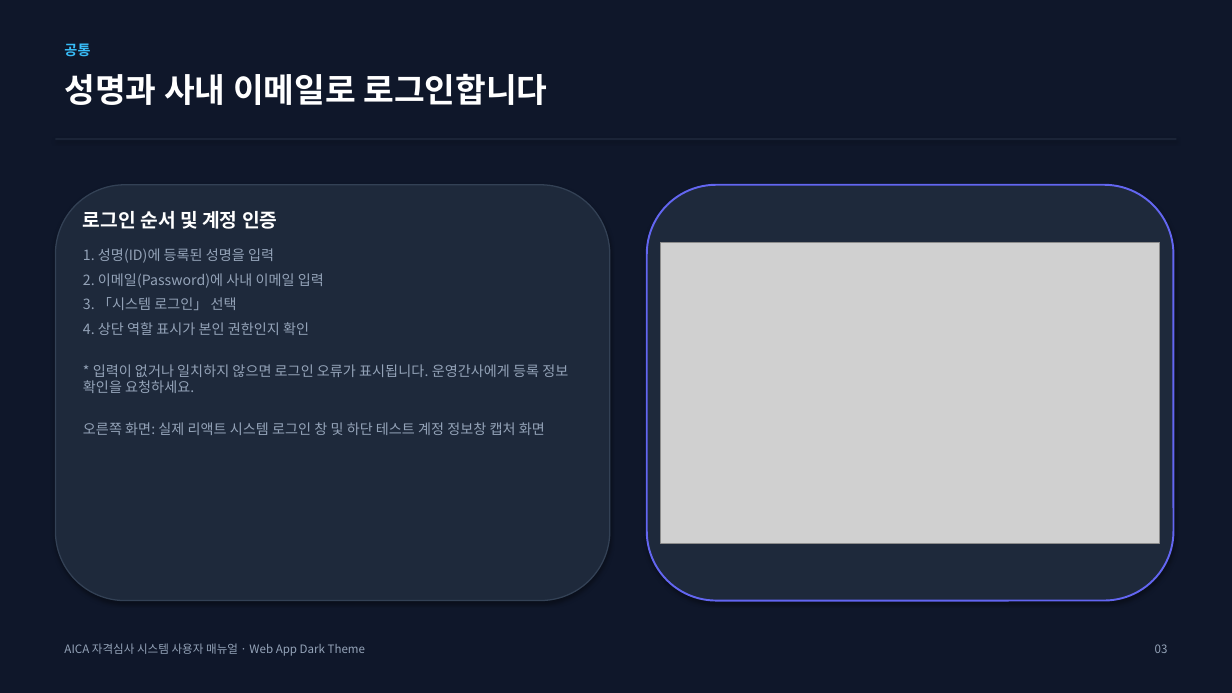
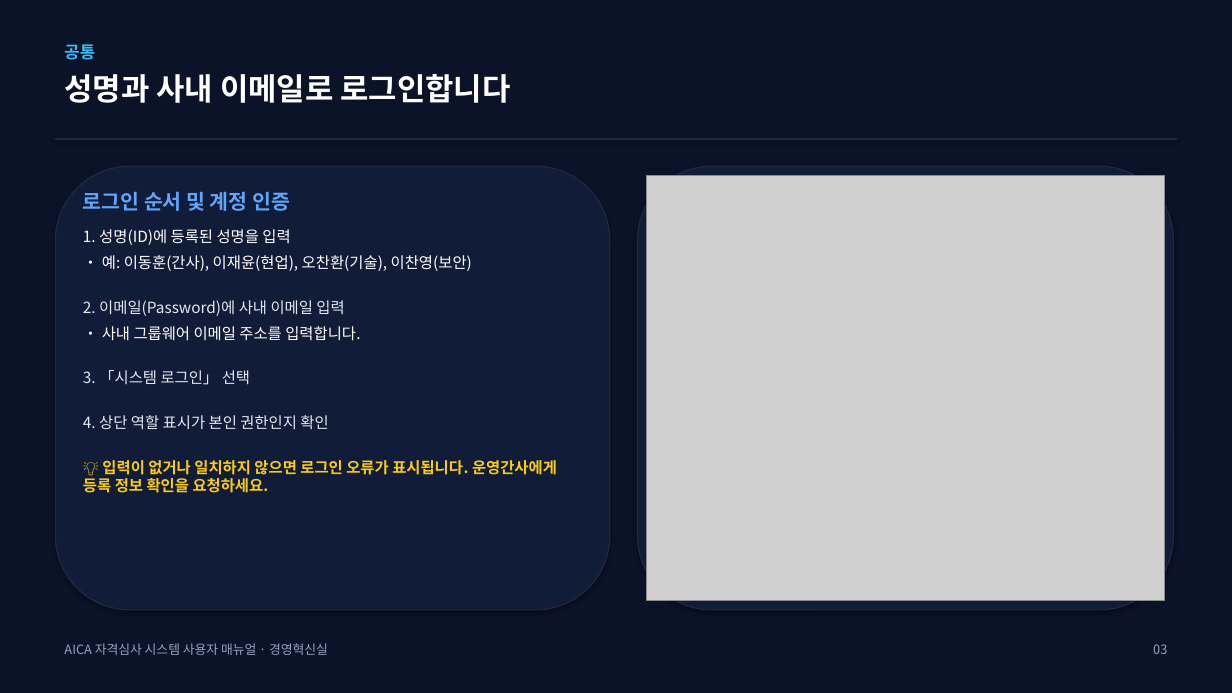
Before and after one commit to teckyun73/AICA_COMPETENCY, a slide deck: slide 3 of AICA_System_User_Manual.pptx. Drawn at 1232x693 pixels with LibreOffice and Linux fonts; fonts in the diff are those of the drawing; grey boxes stand for pictures. Boxes give left, top, right and bottom in pixels: in the first picture for what was removed or moved away, otherwise in the second. Text is boxed around its words. In the diff, an @@ line names an element or a change of style, - is before the commit and + after.

Commit message:
style: redesign user manual PPTX and PDF to match exact 20-page dark slate design theme of attached document

```diff
--- a/AICA_System_User_Manual.pptx
+++ b/AICA_System_User_Manual.pptx
@@ background #0F172A to #0B1329 @@
@@ text "공통" at [64,44,95,60]: size 11 to 13 pt @@
@@ text "성명과 사내 이메일로 로그인합니다" at [64,74,511,103]: size 26 to 24 pt @@
@@ rounded rectangle: place and size @@
-rounded rectangle at [55,185,610,601]
+rounded rectangle at [55,166,610,610]
@@ rounded rectangle at [55,166,610,610]: fill #1E293B to #111C38; outline #334155 1 pt to #1E293B 1 pt @@
@@ rounded rectangle: place and size @@
-rounded rectangle at [647,185,1174,601]
+rounded rectangle at [638,166,1174,610]
@@ rounded rectangle at [638,166,1174,610]: fill #1E293B to #111C38; outline #6366F1 1.5 pt to #1E293B 1 pt @@
@@ picture: place and size @@
-picture at [661,242,1160,543]
+picture at [647,176,1165,601]
@@ text "로그인 순서 및 계정 인증": place and size @@
-text "로그인 순서 및 계정 인증" at [83,211,568,435]
+text "로그인 순서 및 계정 인증" at [83,191,557,493]
@@ text at [83,191,344,429]: size 15 to 16 pt, text colour #FFFFFF to #60A5FA in "로그인 순서 및 계정 인증"; size 11 to 12 pt in "1. 성명(ID)에 등록된 성명을 입력", "2. 이메일(Password)에 사내 이메일 입력", "3. 「시스템 로그인」 선택", "4. 상단 역할 표시가 본인 권한인지 확인"; text colour #94A3B8 to #FFFFFF in "1. 성명(ID)에 등록된 성명을 입력"; text colour #94A3B8 to #E2E8F0 in "2. 이메일(Password)에 사내 이메일 입력", "3. 「시스템 로그인」 선택", "4. 상단 역할 표시가 본인 권한인지 확인"; less space between paragraphs @@
@@ text at [102,255,472,271]: paragraph added @@
+• 예: 이동훈(간사), 이재윤(현업), 오찬환(기술), 이찬영(보안)
@@ text at [102,326,360,341]: paragraph added @@
+• 사내 그룹웨어 이메일 주소를 입력합니다.
@@ text at [83,460,557,493]: text changed; size 11 to 12 pt; text colour #94A3B8 to #FACC15; bold on @@
-* 입력이 없거나 일치하지 않으면 로그인 오류가 표시됩니다. 운영간사에게 등록 정보 확인을 요청하세요.
-오른쪽 화면: 실제 리액트 시스템 로그인 창 및 하단 테스트 계정 정보창 캡처 화면
+💡 입력이 없거나 일치하지 않으면 로그인 오류가 표시됩니다. 운영간사에게 등록 정보 확인을 요청하세요.
@@ text at [64,643,328,655]: text changed; size 9 to 10 pt @@
-AICA 자격심사 시스템 사용자 매뉴얼 · Web App Dark Theme
+AICA 자격심사 시스템 사용자 매뉴얼 · 경영혁신실
@@ text "03" at [1153,644,1167,654]: size 9 to 10 pt @@
```
Also in this commit, not shown: 15 other slides changed, 4 slides added, 1 slide removed, 23 other files.
